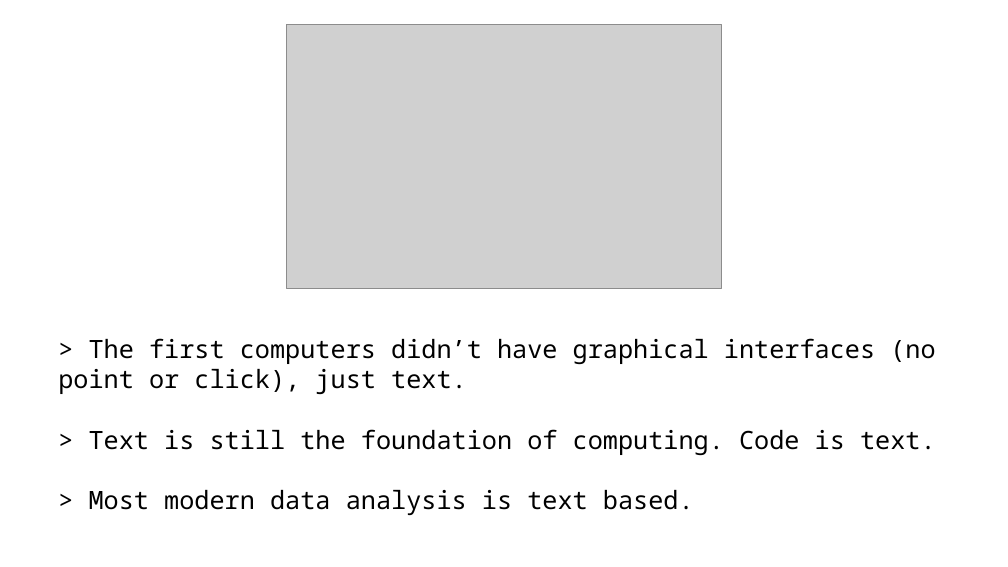
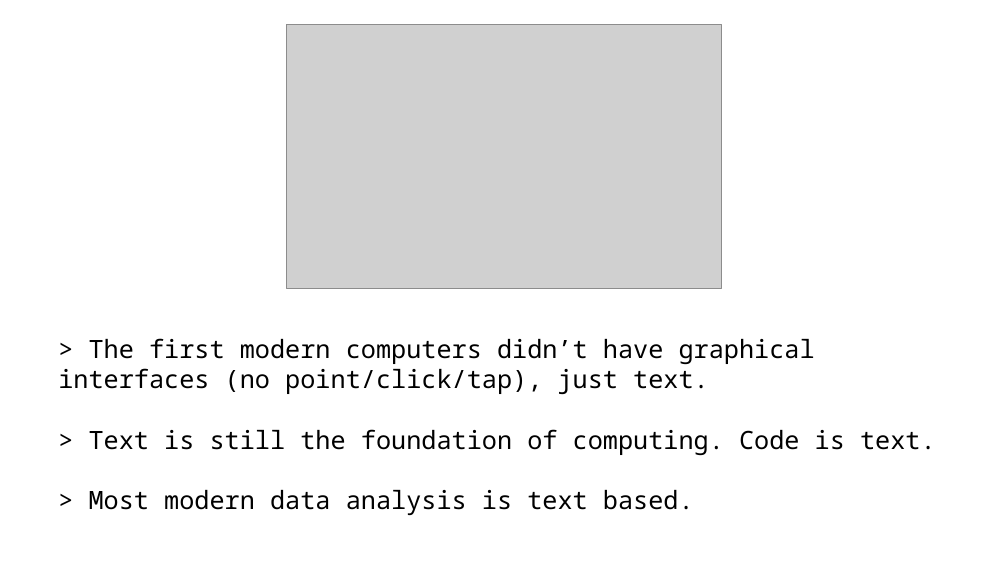
Before and after one commit to harvardinformatics/short-trainings, a slide deck: slide 31 of cmd-line-101/filesystems.pptx. Drawn at 1008x567 pixels with LibreOffice and Linux fonts; fonts in the diff are those of the drawing; grey boxes stand for pictures. Boxes give left, top, right and bottom in pixels: in the first picture for what was removed or moved away, otherwise in the second. Text is boxed around its words. In the diff, an @@ line names an element or a change of style, - is before the commit and + after.

Commit message:
more slides

```diff
--- a/cmd-line-101/filesystems.pptx
+++ b/cmd-line-101/filesystems.pptx
@@ text at [58, 338, 815, 394]: text changed @@
-> The first computers didn’t have graphical interfaces (no point or click), just text.
+> The first modern computers didn’t have graphical interfaces (no point/click/tap), just text.
```
Also in this commit, not shown: 3 other slides changed, 8 slides added.
